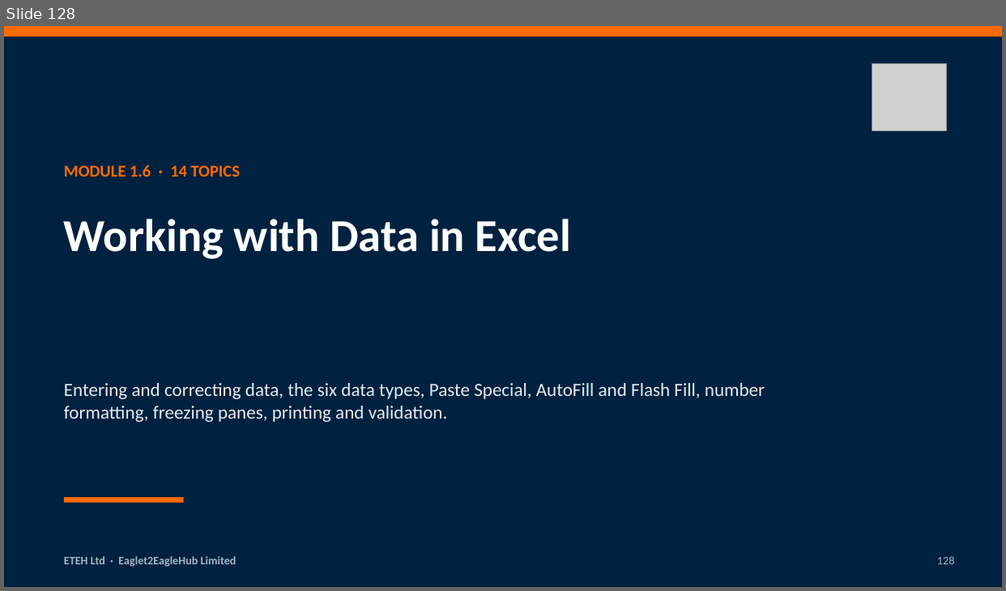
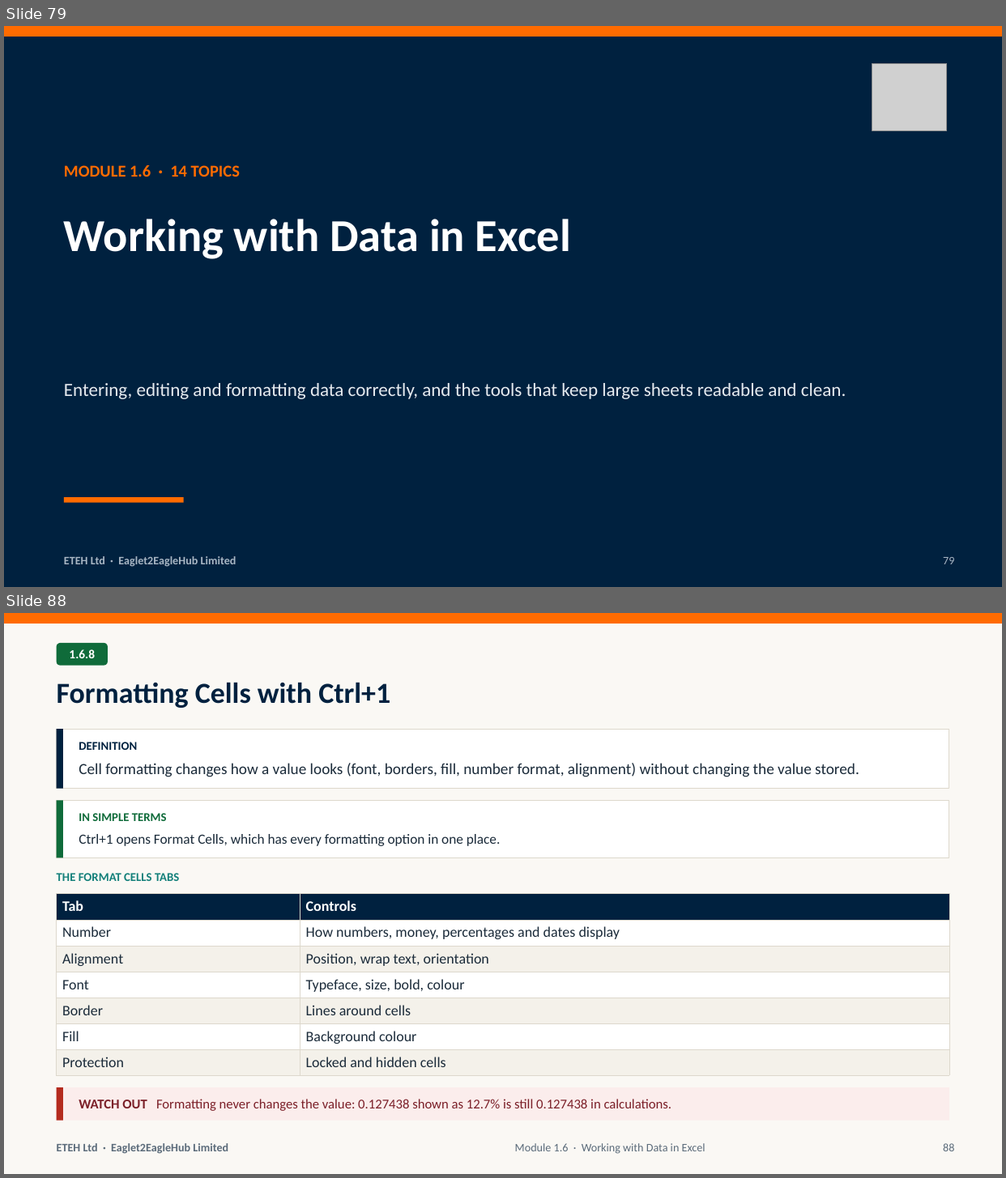
Before and after one commit to MaxiKen/ETEH, a slide deck: ETEH_Bootcamp_Pack/ETEH_Vol1_Week1_Foundations_Slides.pptx. Shown one above the other, each under a label of ours: slide 128 before the commit, slides 79 and 88 after it; the slides between them are not shown. The pictures are 1006x591 and 1006x1178 pixels, drawn with LibreOffice and Linux fonts; fonts in the diff are those of the drawing; grey boxes stand for pictures. Boxes give left, top, right and bottom in pixels: in the first picture for what was removed or moved away, otherwise in the second. Text is boxed around its words. In the diff, an @@ line names an element or a change of style, - is before the commit and + after.

Commit message:
Edition 3, Week 1: new deck (146 slides), self-contained examples workbook, assignment Function Guide
- Deck rebuilt from the ETEH template: one slide per topic, definition / in simple terms / analogy / example only where needed;
  example tables labelled by table name; workbook introduced once at the start of the week.
- Examples workbook rebuilt (02_sec_w1.py + w1x.py + v3/wb_a|b|c.py): all 111 mini-sections covered with steps,
  worked solutions (live formulas), ~220 exercises with live checks, and an answer key per module.
- Assignment: Function Guide sheet for XLOOKUP, AVERAGEIFS, MINIFS, COUNTIFS, EDATE, TEXT, SUMIFS date window, distinct count.
- Fix: tDirtySales has 335 text dates (116 + 106 + 113), not 113.
- README: Edition 3 section.

```diff
--- a/ETEH_Bootcamp_Pack/ETEH_Vol1_Week1_Foundations_Slides.pptx
+++ b/ETEH_Bootcamp_Pack/ETEH_Vol1_Week1_Foundations_Slides.pptx
@@ slide 88 added at (4, 613, 1002, 1174), background #FAF8F4 @@
@@ rectangle added at (4, 613, 1002, 624), fill #FF6B00 @@
@@ rounded rectangle added at (57, 643, 108, 666), fill #0F6B3A @@
@@ text added at (69, 649, 95, 658), 12 pt, text #FFFFFF, bold @@
+1.6.8
@@ title added at (57, 682, 390, 708), 28 pt, text #00213F, bold @@
+Formatting Cells with Ctrl+1
@@ rectangle added at (57, 729, 949, 788), fill #FFFFFF, outline #DDD8CC 0.75 pt @@
@@ rectangle added at (57, 729, 63, 788), fill #00213F @@
@@ text added at (79, 742, 137, 750), 11.5 pt, text #00213F, bold @@
+DEFINITION
@@ text added at (79, 763, 859, 777), 15 pt, text #1B2B3A @@
+Cell formatting changes how a value looks (font, borders, fill, number format, alignment) without changing the value stored.
@@ rectangle added at (57, 800, 949, 858), fill #FFFFFF, outline #DDD8CC 0.75 pt @@
@@ rectangle added at (57, 800, 63, 858), fill #0F6B3A @@
@@ text added at (79, 813, 167, 821), 11.5 pt, text #0F6B3A, bold @@
+IN SIMPLE TERMS
@@ text added at (79, 834, 501, 846), 13.5 pt, text #1B2B3A @@
+Ctrl+1 opens Format Cells, which has every formatting option in one place.
@@ text added at (57, 873, 179, 881), 11.5 pt, text #13807A, bold @@
+THE FORMAT CELLS TABS
@@ table added at (57, 894, 949, 1076), 7 rows, 2 columns @@
+Tab | Controls
+Number | How numbers, money, percentages and dates display
+Alignment | Position, wrap text, orientation
+Font | Typeface, size, bold, colour
+Border | Lines around cells
+Fill | Background colour
+Protection | Locked and hidden cells
@@ rectangle added at (57, 1088, 949, 1121), fill #FBEDEC @@
@@ rectangle added at (57, 1088, 63, 1121), fill #B42B1E @@
@@ text added at (79, 1099, 672, 1111), 13 pt, text #7B1F28 @@
+WATCH OUT Formatting never changes the value: 0.127438 shown as 12.7% is still 0.127438 in calculations.
@@ text added at (57, 1144, 228, 1154), 11 pt, text #5B6B7A, bold @@
+ETEH Ltd · Eaglet2EagleHub Limited
@@ text added at (515, 1144, 705, 1154), 11 pt, text #5B6B7A @@
+Module 1.6 · Working with Data in Excel
@@ text added at (943, 1144, 954, 1152), 11 pt, text #5B6B7A @@
+88
@@ what was slide 128 is now slide 79 @@
@@ slide 79 changed as well @@
@@ text at (64, 383, 846, 399): text changed @@
-Entering and correcting data, the six data types, Paste Special, AutoFill and Flash Fill, number formatting, freezing panes, printing and validation.
+Entering, editing and formatting data correctly, and the tools that keep large sheets readable and clean.
@@ text at (943, 557, 954, 565): text changed @@
-128
+79
```
Also in this commit, not shown: 13 other slides changed, 131 other slides added, 222 slides removed, 20 other files.
